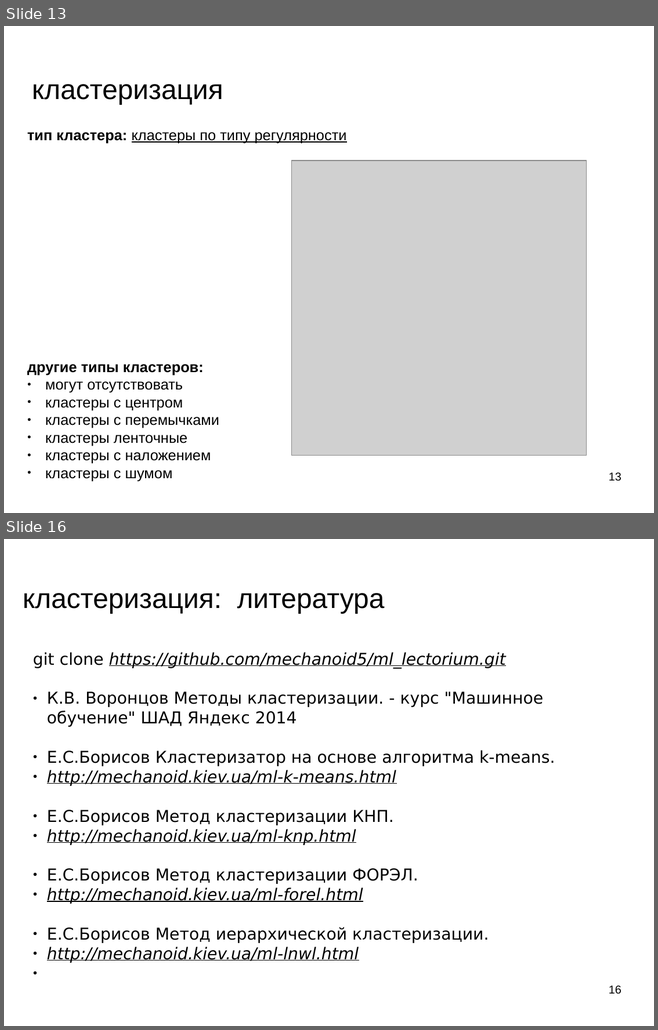
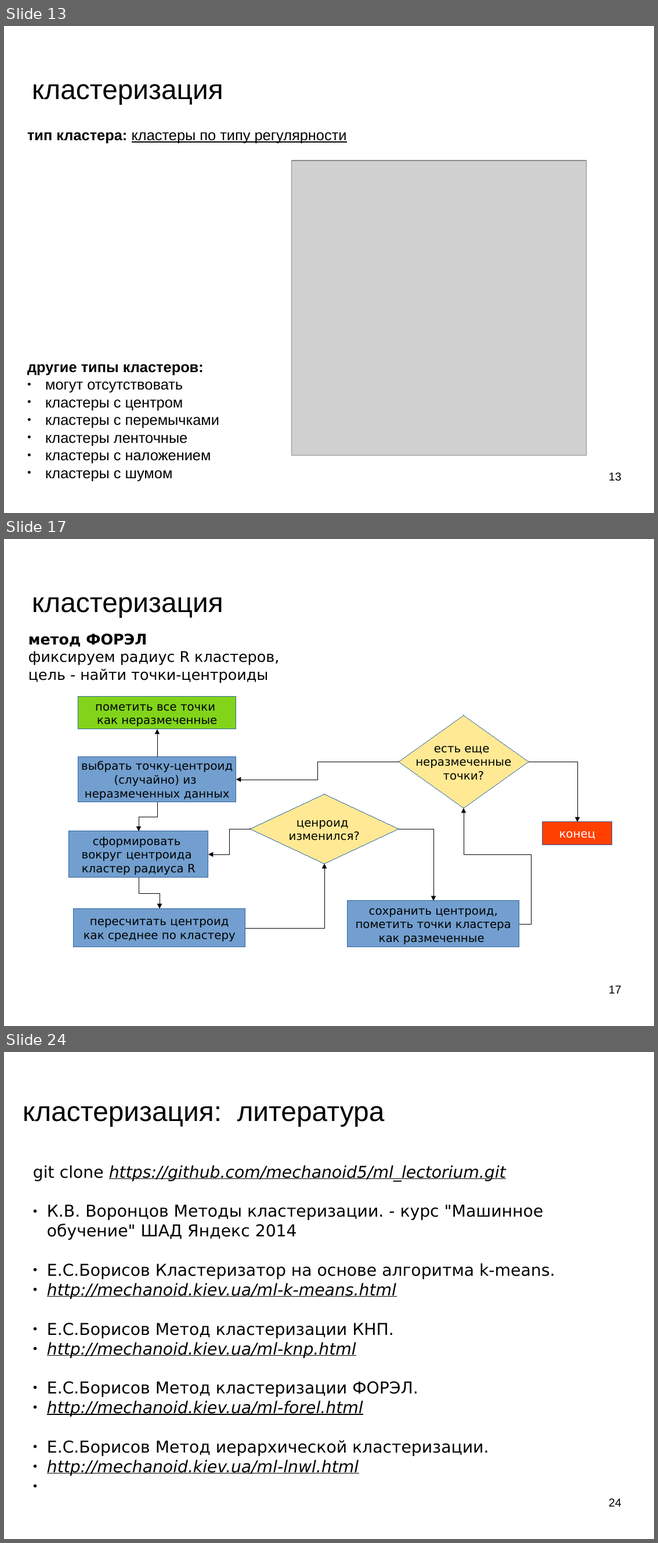
Before and after one commit to mechanoid5/ml_lectorium_legacy, a slide deck: 07-cluster.odp. Shown one above the other, each under a label of ours: slides 13 and 16 before the commit, slides 13, 17 and 24 after it; the slides between them are not shown. The pictures are 658x1030 and 658x1543 pixels, drawn with LibreOffice and Linux fonts; fonts in the diff are those of the drawing; grey boxes stand for pictures; background and template pictures are left out. Boxes give left, top, right and bottom in pixels: in the first picture for what was removed or moved away, otherwise in the second. Text is boxed around its words. In the diff, an @@ line names an element or a change of style, - is before the commit and + after.

```diff
--- a/07-cluster.odp
+++ b/07-cluster.odp
@@ slide 17 added at bbox=[4, 539, 654, 1026], background picture (left out) @@
@@ title added at bbox=[32, 597, 223, 617], 33.9 pt, text #000000 @@
+кластеризация
@@ text added at bbox=[28, 634, 279, 683], 18 pt, text #000000 @@
+метод ФОРЭЛ
+фиксируем радиус R кластеров,
+цель - найти точки-центроиды
@@ rectangle added at bbox=[78, 697, 236, 729], fill #81D41A, outline #3465A4 0 pt, 14 pt, text #000000 @@
+пометить все точки
+как неразмеченные
@@ elbow arrow added from (157, 757) to (157, 729), #000000 0 pt @@
@@ diamond added at bbox=[398, 715, 528, 808], fill #FFE994, outline #3465A4 0 pt, 14 pt, text #000000 @@
+есть еще
+неразмеченные
+точки?
@@ rectangle added at bbox=[78, 757, 236, 802], fill #729FCF, outline #3465A4 0 pt, 14 pt, text #000000 @@
+выбрать точку-центроид
+(случайно) из
+неразмеченных данных
@@ elbow arrow added from (398, 762) to (236, 780), #000000 0 pt @@
@@ elbow arrow added from (529, 762) to (577, 822), #000000 0 pt @@
@@ diamond added at bbox=[250, 794, 398, 864], fill #FFE994, outline #3465A4 0 pt, 14 pt, text #000000 @@
+ценроид
+изменился?
@@ elbow arrow added from (157, 802) to (139, 831), #000000 0 pt @@
@@ elbow arrow added from (519, 925) to (464, 808), #000000 0 pt @@
@@ rectangle added at bbox=[69, 831, 208, 878], fill #729FCF, outline #3465A4 0 pt, 14 pt, text #000000 @@
+сформировать
+вокруг центроида
+кластер радиуса R
@@ elbow arrow added from (250, 829) to (208, 855), #000000 0 pt @@
@@ elbow arrow added from (398, 829) to (433, 901), #000000 0 pt @@
@@ rectangle added at bbox=[542, 822, 612, 845], fill #FF4000, outline #3465A4 0 pt, 14 pt, text #FFFFFF @@
+конец
@@ elbow arrow added from (245, 928) to (324, 864), #000000 0 pt @@
@@ elbow arrow added from (139, 878) to (159, 909), #000000 0 pt @@
@@ rectangle added at bbox=[348, 901, 519, 947], fill #729FCF, outline #3465A4 0 pt, 14 pt, text #000000 @@
+сохранить центроид,
+пометить точки кластера
+как размеченные
@@ rectangle added at bbox=[74, 908, 245, 947], fill #729FCF, outline #3465A4 0 pt, 14 pt, text #000000 @@
+пересчитать центроид
+как среднее по кластеру
@@ page number added at bbox=[608, 986, 621, 994], 14 pt, text #000000 @@
+17
@@ what was slide 16 is now slide 24 @@
@@ page number at bbox=[608, 1499, 621, 1507]: text changed @@
-16
+24
```
Also in this commit, not shown: 2 slides changed, 8 other slides added, 1 slide removed, 13 other files.
